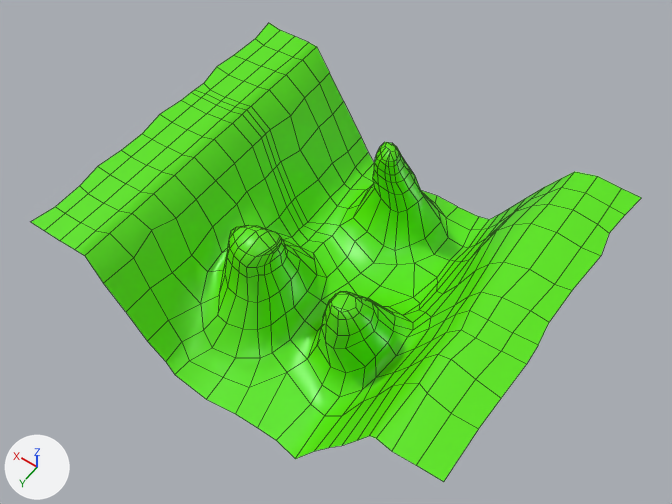
Before and after pictures for a commit that changed the FBX model Proyecto Unity/Towersona/Assets/Models/Niveles/Nivel2/BASE_LP.fbx.
Rendered twice from a 50 mm camera at (-27.7, 25.1, 67.6) aimed at (0.3, -14.1, 6.0). Every picture has the same lights, and +X, +Y and +Z are marked at lower left. Mesh edges are drawn as thin lines. Vertices at the same position are counted once.
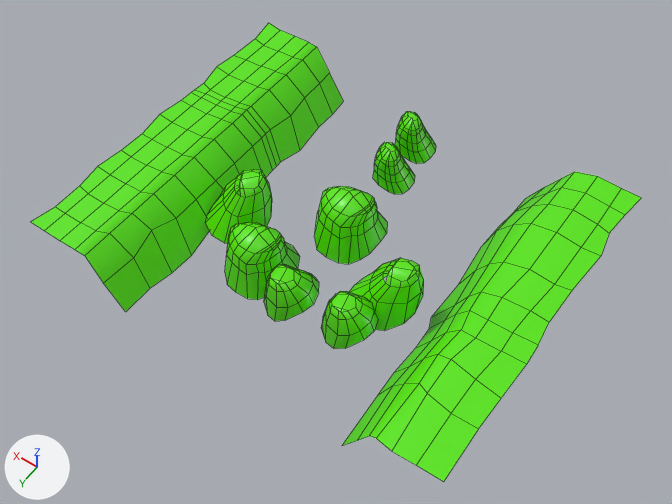
Edits to the scene script, one JSON object a line:
```json
{"block": "me_plane_004", "where": "# used by ob_plane; location = (0.0, 0.0, 0.0)"}
{"op": "remove", "block": "me_plane_004", "code": "me_plane_004.from_pydata(...)  # 597 vertices, 557 faces; spans x -18.9..19.2, y -29.6..0.7, z 0.0..11.4"}
{"op": "add", "block": "me_plane_004", "code": "me_plane_004.from_pydata(...)  # 756 vertices, 640 faces; spans x -18.9..19.2, y -29.6..0.7, z 4.3..12.5"}
{"block": "me_plane_004", "change": "me_plane_004 part 1: a new loose piece of 90 vertices spanning x -1.3..2.3, y -28.3..-24.8, z 7.8..12.3, in mat_material (green #59e700)"}
{"block": "me_plane_004", "change": "me_plane_004 part 2: a new loose piece of 81 vertices spanning x 2.1..7.6, y -13.5..-6.5, z 4.3..10.5, in mat_material (green #59e700)"}
{"block": "me_plane_004", "change": "me_plane_004 part 3: a new loose piece of 81 vertices spanning x -2.7..2.8, y -19.6..-12.6, z 6.3..12.5, in mat_material (green #59e700)"}
{"block": "me_plane_004", "change": "me_plane_004 part 4: a new loose piece of 58 vertices spanning x -2.2..2.6, y -10.8..-5.2, z 5.8..11.4, in mat_material (green #59e700)"}
{"block": "me_plane_004", "change": "me_plane_004 part 5: a new loose piece of 58 vertices spanning x 6.2..10.9, y -14.4..-9.1, z 6.5..12.1, in mat_material (green #59e700)"}
{"block": "me_plane_004", "change": "me_plane_004 part 6: a new loose piece of 58 vertices spanning x -9.0..-3.4, y -13.9..-9.0, z 6.7..12.3, in mat_material (green #59e700)"}
{"block": "me_plane_004", "change": "me_plane_004 part 7"}
{"block": "me_plane_004", "change": "267 vertices are removed from x -9.2..9.1, y -29.5..0.7, z 0.0..10.1"}
{"block": "me_plane_004", "change": "288 faces are deleted"}
```

Where the change shows, as pixel boxes [x1, y1, x2, y2] in the pictures (672 x 504 px):
```json
{"part": 1, "of": "me_plane_004", "change": "added", "after": [395, 111, 436, 164], "on screen": "green"}
{"part": 2, "of": "me_plane_004", "change": "added", "after": [225, 222, 300, 300], "on screen": "green"}
{"part": 3, "of": "me_plane_004", "change": "added", "after": [314, 186, 387, 264], "on screen": "green"}
{"part": 4, "of": "me_plane_004", "change": "added", "after": [264, 264, 319, 321], "on screen": "green"}
{"part": 5, "of": "me_plane_004", "change": "added", "after": [205, 169, 272, 244], "on screen": "green"}
{"part": 6, "of": "me_plane_004", "change": "added", "after": [349, 258, 424, 331], "on screen": "green"}
{"part": 7, "of": "me_plane_004", "change": "deleted", "before": [126, 101, 526, 459], "on screen": "green"}
```
